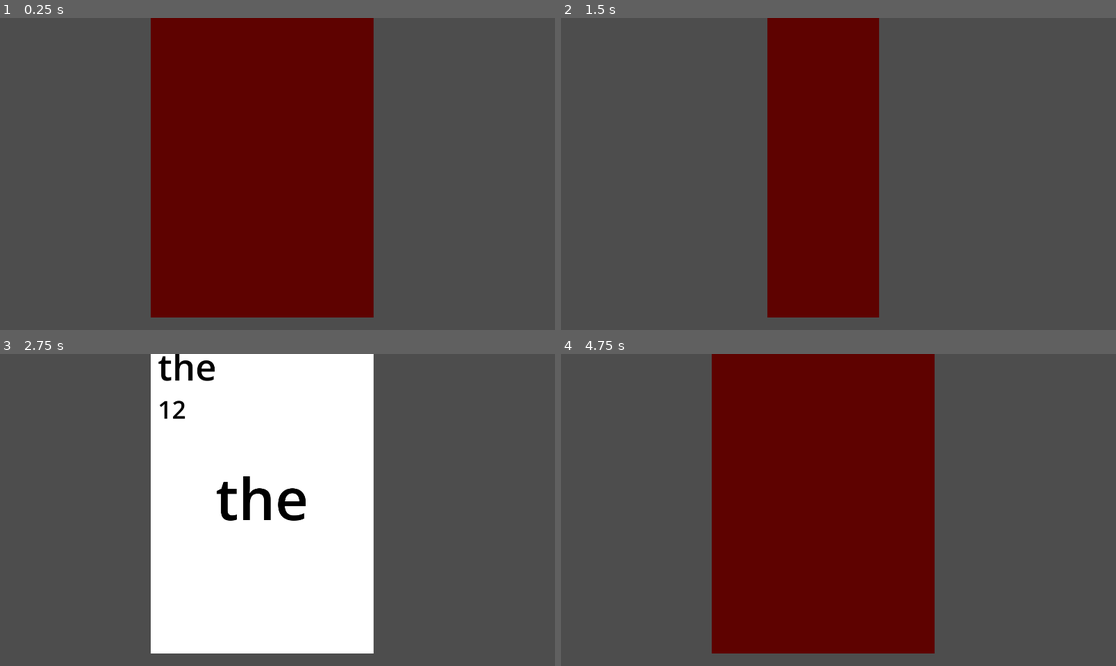
Above: before the commit, frames 1-4 (two rows, left to right).
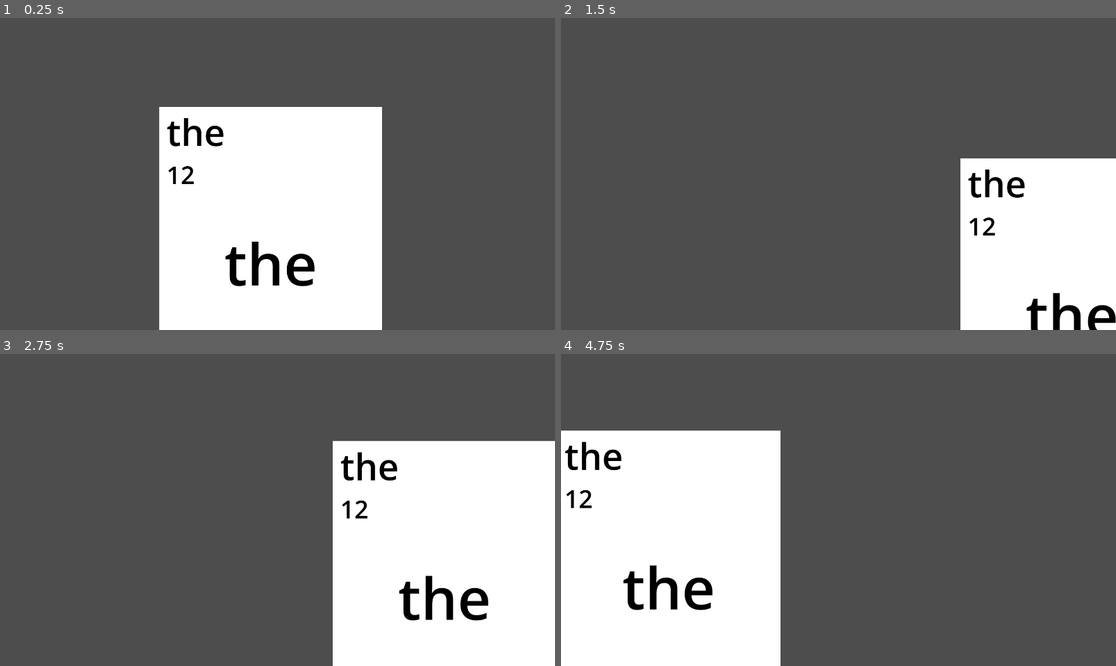
Above: after the commit, the same moments.

Repository: emrysshevek/word-smith
Game: Godot game, scene res://test.tscn
Same seed, same stepped clock (60 frames per second), same inputs: the game is played once before the commit and once after it.
Inputs (mouse positions are in pixels of both pictures, inside the frame that each line leads up to):
- Up to frame 1 (0.25 s): no input
- Up to frame 2 (1.5 s): tap Enter at 0.5 s; move the mouse to (960, 158) at 0.52 s; click (960, 158) at 0.6 s; right-click (960, 158) at 0.8 s; move the mouse to (727, 189) at 1.27 s; right-click (727, 189) at 1.35 s
- Up to frame 3 (2.75 s): click (166, 525) at 1.55 s; move the mouse to (333, 441) at 2.02 s; click (333, 441) at 2.1 s; right-click (333, 441) at 2.3 s
- Up to frame 4 (4.75 s): move the mouse to (810, 572) at 2.77 s; right-click (810, 572) at 2.85 s; click (810, 572) at 3.05 s; move the mouse to (1005, 556) at 3.52 s; click (1005, 556) at 3.6 s; right-click (1005, 556) at 3.8 s; move the mouse to (672, 463) at 4.27 s; right-click (672, 463) at 4.35 s; click (672, 463) at 4.55 s

The runs differ from the first frame. In frame 1, 41% of the frame differs, in the area x 27-69%, y 0-100%; in frame 2, 35%; in frame 3, 58%; in frame 4, 60%, in the area x 0-68%, y 0-100%.

Commit message:
need to switch cards to sprite

Diff:
--- a/card/card.gd
+++ b/card/card.gd
@@ -29,14 +29,26 @@
 	set(val):
 		if bool(val) != is_faceup:
 			flip()
+@export var move_speed := 1000.0
 
+var center: Vector2:
+	get:
+		return size / 2
 
 func _ready() -> void:
 	_update_display()
 
 
 func flip() -> void:
-	ap.play("flip")
+	#ap.play("flip")
+	pass
+
+func move_to(coordinates: Vector2) -> void:
+	var move_duration = global_position.distance_to(coordinates) / move_speed
+	var tween := get_tree().create_tween()
+	tween.set_ease(tween.EASE_OUT)
+	tween.set_trans(tween.TRANS_ELASTIC)
+	tween.tween_property(self, "global_position", coordinates, move_duration)
 
 
 func _flip() -> bool:
--- a/card/card.tscn
+++ b/card/card.tscn
@@ -1,57 +1,6 @@
 [gd_scene format=3 uid="uid://be1cwkcep3l6v"]
 
 [ext_resource type="Script" uid="uid://d3jc8pnoer46h" path="res://card/card.gd" id="1_fjcud"]
-
-[sub_resource type="Animation" id="Animation_fjcud"]
-length = 0.001
-tracks/0/type = "value"
-tracks/0/imported = false
-tracks/0/enabled = true
-tracks/0/path = NodePath(".:scale")
-tracks/0/interp = 1
-tracks/0/loop_wrap = true
-tracks/0/keys = {
-"times": PackedFloat32Array(0),
-"transitions": PackedFloat32Array(1),
-"update": 0,
-"values": [Vector2(1, 1)]
-}
-
-[sub_resource type="Animation" id="Animation_trrkg"]
-resource_name = "flip"
-length = 0.13333334
-tracks/0/type = "value"
-tracks/0/imported = false
-tracks/0/enabled = true
-tracks/0/path = NodePath(".:scale")
-tracks/0/interp = 1
-tracks/0/loop_wrap = true
-tracks/0/keys = {
-"times": PackedFloat32Array(0, 0.06666667, 0.13333334),
-"transitions": PackedFloat32Array(1, 1, 1),
-"update": 0,
-"values": [Vector2(1, 1), Vector2(1e-05, 1), Vector2(1, 1)]
-}
-tracks/1/type = "method"
-tracks/1/imported = false
-tracks/1/enabled = true
-tracks/1/path = NodePath(".")
-tracks/1/interp = 1
-tracks/1/loop_wrap = true
-tracks/1/keys = {
-"times": PackedFloat32Array(0.06666667),
-"transitions": PackedFloat32Array(1),
-"values": [{
-"args": [],
-"method": &"_flip"
-}]
-}
-
-[sub_resource type="AnimationLibrary" id="AnimationLibrary_ply2h"]
-_data = {
-&"RESET": SubResource("Animation_fjcud"),
-&"flip": SubResource("Animation_trrkg")
-}
 
 [node name="Card" type="Control" unique_id=2022182795 node_paths=PackedStringArray("front", "back", "top_label", "center_label", "score_label", "ap")]
 layout_mode = 3
@@ -67,7 +16,8 @@
 top_label = NodePath("Front/MarginContainer/DisplayTop/ValueLabelTop")
 center_label = NodePath("Front/ValueLabelCenter")
 score_label = NodePath("Front/MarginContainer/DisplayTop/ScoreLabel")
-ap = NodePath("AnimationPlayer")
+ap = NodePath("")
+metadata/_edit_group_ = true
 
 [node name="Front" type="ColorRect" parent="." unique_id=1705845677]
 layout_mode = 1
@@ -125,6 +75,3 @@
 grow_horizontal = 2
 grow_vertical = 2
 color = Color(0.36879843, 0.009096186, 2.4065375e-08, 1)
-
-[node name="AnimationPlayer" type="AnimationPlayer" parent="." unique_id=402906817]
-libraries/ = SubResource("AnimationLibrary_ply2h")
--- a/test.gd
+++ b/test.gd
@@ -8,6 +8,8 @@
 func _process(_delta: float) -> void:
 	if Input.is_action_just_pressed("rmb"):
 		card.flip()
+	if Input.is_action_just_pressed("lmb"):
+		card.move_to(get_global_mouse_position())
 
 
 
--- a/test.tscn
+++ b/test.tscn
@@ -7,11 +7,10 @@
 script = ExtResource("1_8uh7m")
 
 [node name="Card" parent="." unique_id=2022182795 instance=ExtResource("2_6uqi0")]
-offset_left = 521.0
-offset_top = -43.0
-offset_right = 1292.429
-offset_bottom = 1037.0
-scale = Vector2(0.545, 0.545)
+offset_left = 551.0
+offset_top = 308.0
+offset_right = 1322.429
+offset_bottom = 1388.0
 value = "the"
 score = 12
 is_faceup = false
